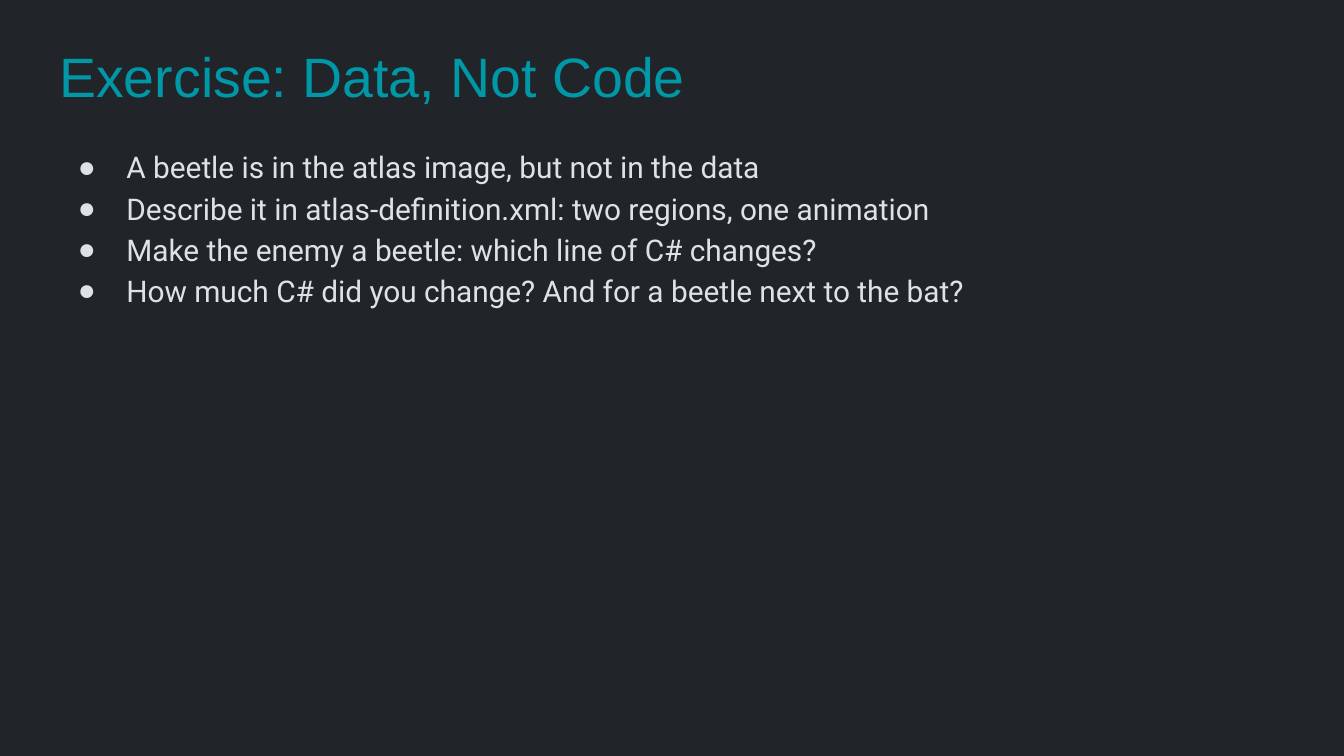
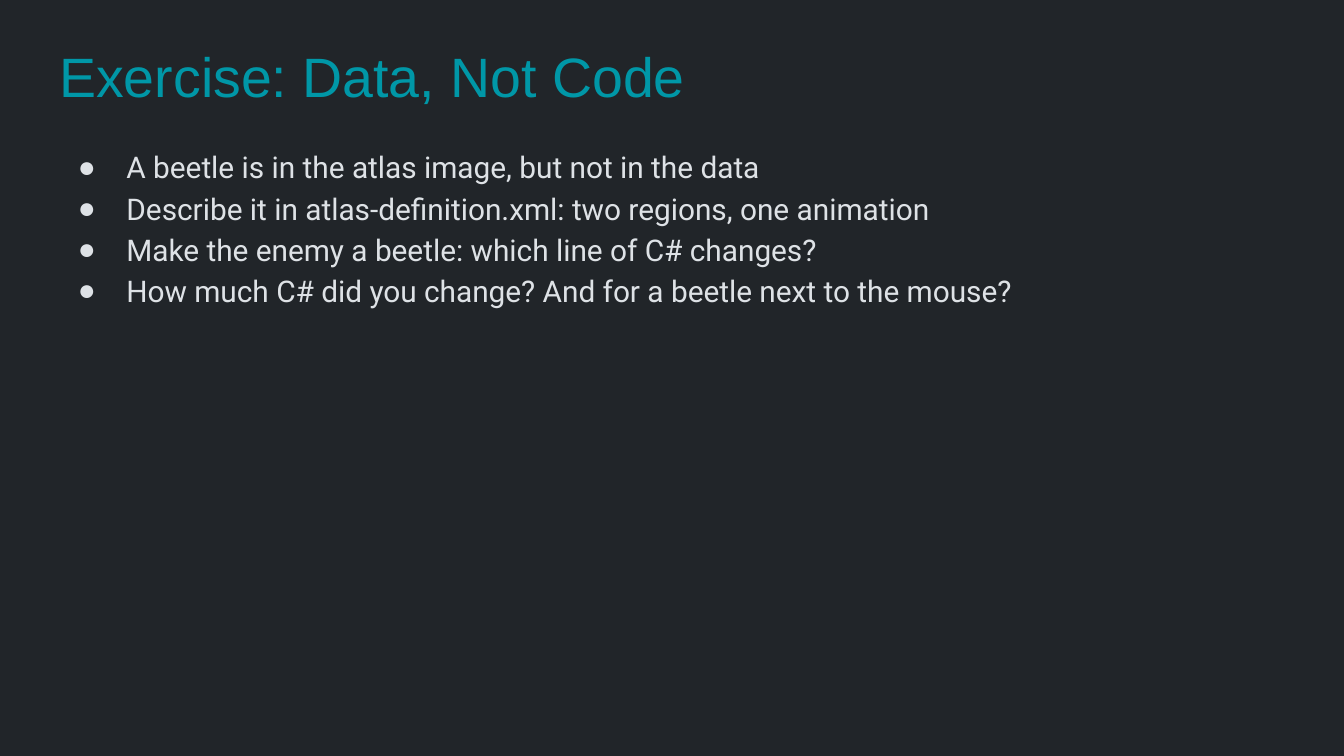
Before and after one commit to Metamate/gar, a slide deck: slide 36 of slides/03 Snake.pptx. Drawn at 1344x756 pixels with LibreOffice and Linux fonts; fonts in the diff are those of the drawing. Boxes give left, top, right and bottom in pixels: in the first picture for what was removed or moved away, otherwise in the second. Text is boxed around its words. In the diff, an @@ line names an element or a change of style, - is before the commit and + after.

```diff
--- a/slides/03 Snake.pptx
+++ b/slides/03 Snake.pptx
@@ text at box(126, 279, 1012, 309): text changed @@
-● How much C# did you change? And for a beetle next to the bat?
+● How much C# did you change? And for a beetle next to the mouse?
```
Also in this commit, not shown: 6 other slides changed, 11 other files.
